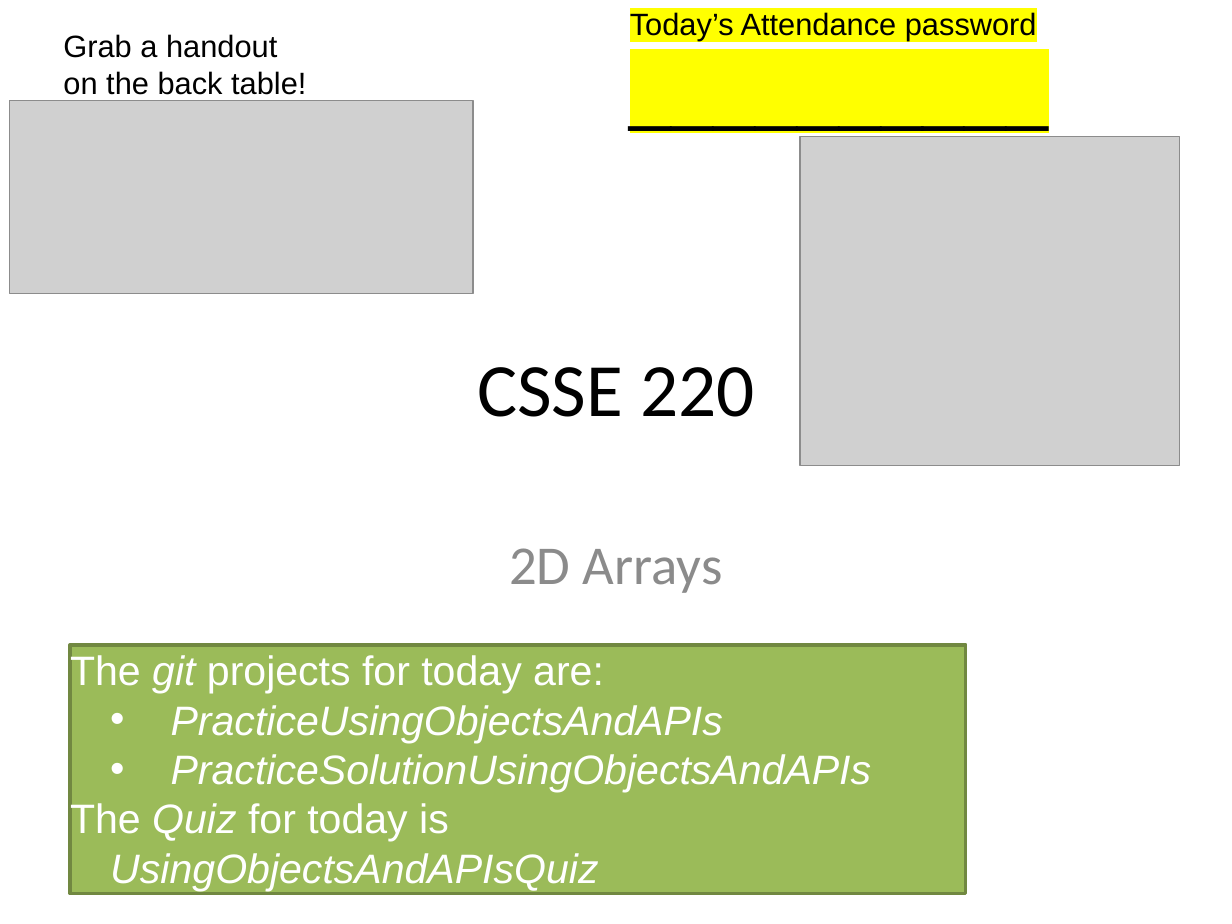
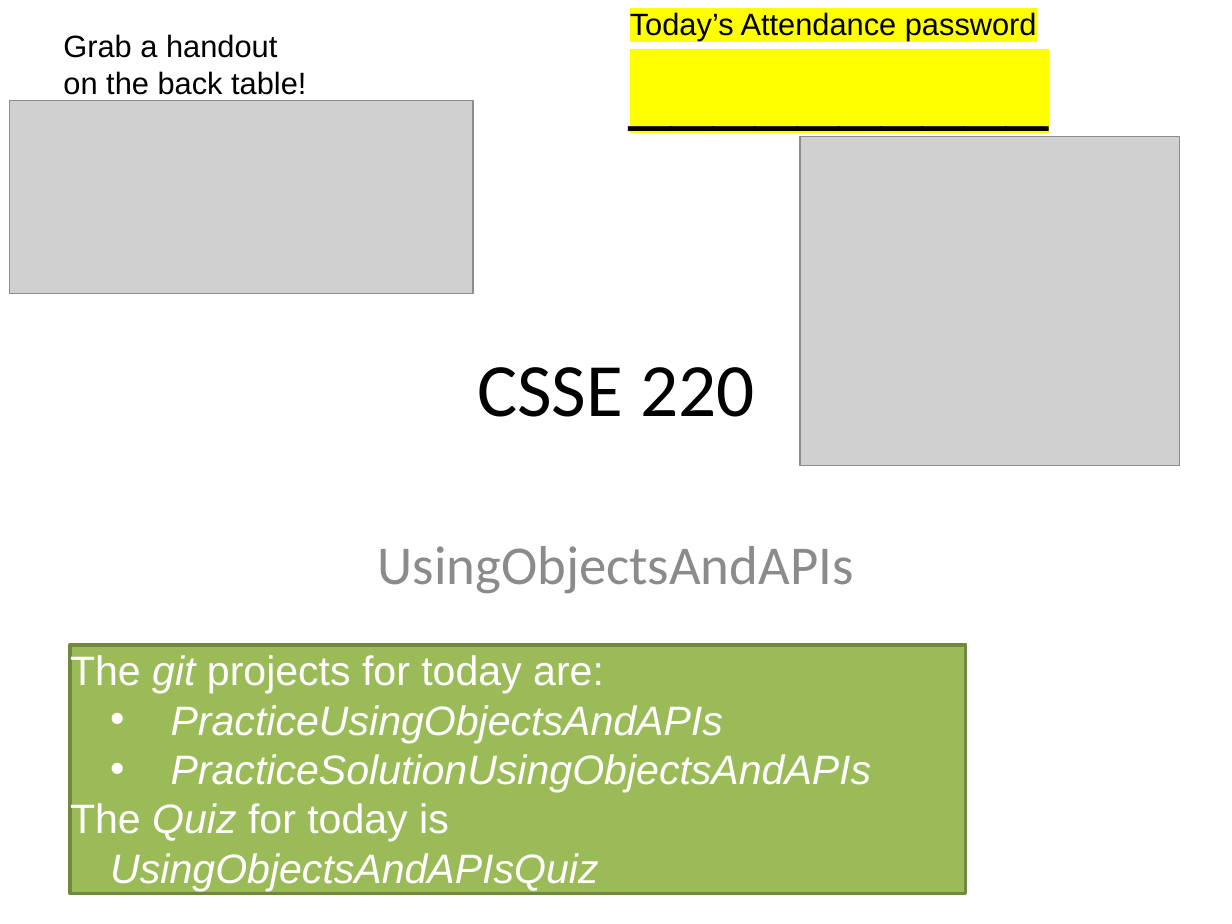
Before and after one commit to RHIT-CSSE/csse220, a slide deck: slide 1 of ClassMaterials/UsingObjectsAndAPIs/Slides/Part1-Help-and-Academic-Integrity.pptx. Drawn at 1232x924 pixels with LibreOffice and Linux fonts; fonts in the diff are those of the drawing; grey boxes stand for pictures. Boxes give left, top, right and bottom in pixels: in the first picture for what was removed or moved away, otherwise in the second. Text is boxed around its words. In the diff, an @@ line names an element or a change of style, - is before the commit and + after.

```diff
--- a/ClassMaterials/UsingObjectsAndAPIs/Slides/Part1-Help-and-Academic-Integrity.pptx
+++ b/ClassMaterials/UsingObjectsAndAPIs/Slides/Part1-Help-and-Academic-Integrity.pptx
@@ subtitle at box(378, 546, 854, 594): text changed @@
-2D Arrays
+UsingObjectsAndAPIs
```
Also in this commit, not shown: 4 other slides changed, 2 slides removed, 12 other files.
